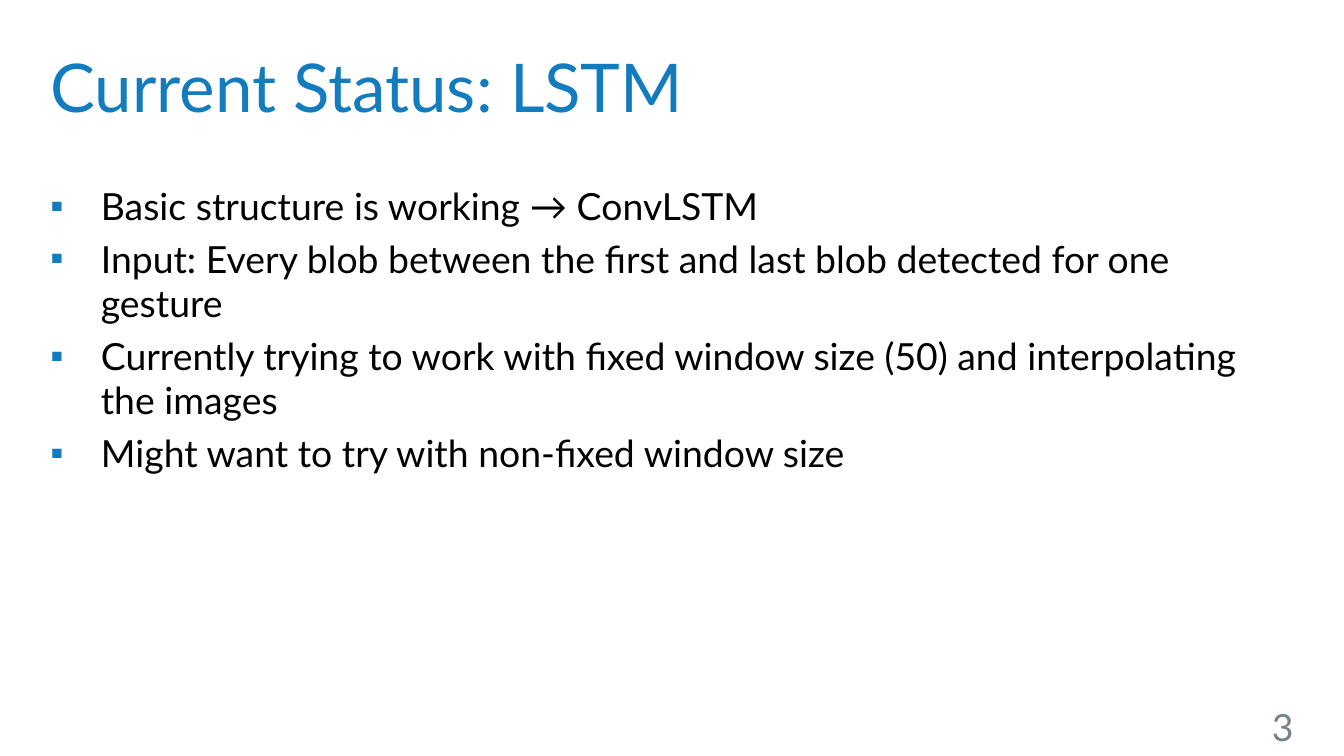
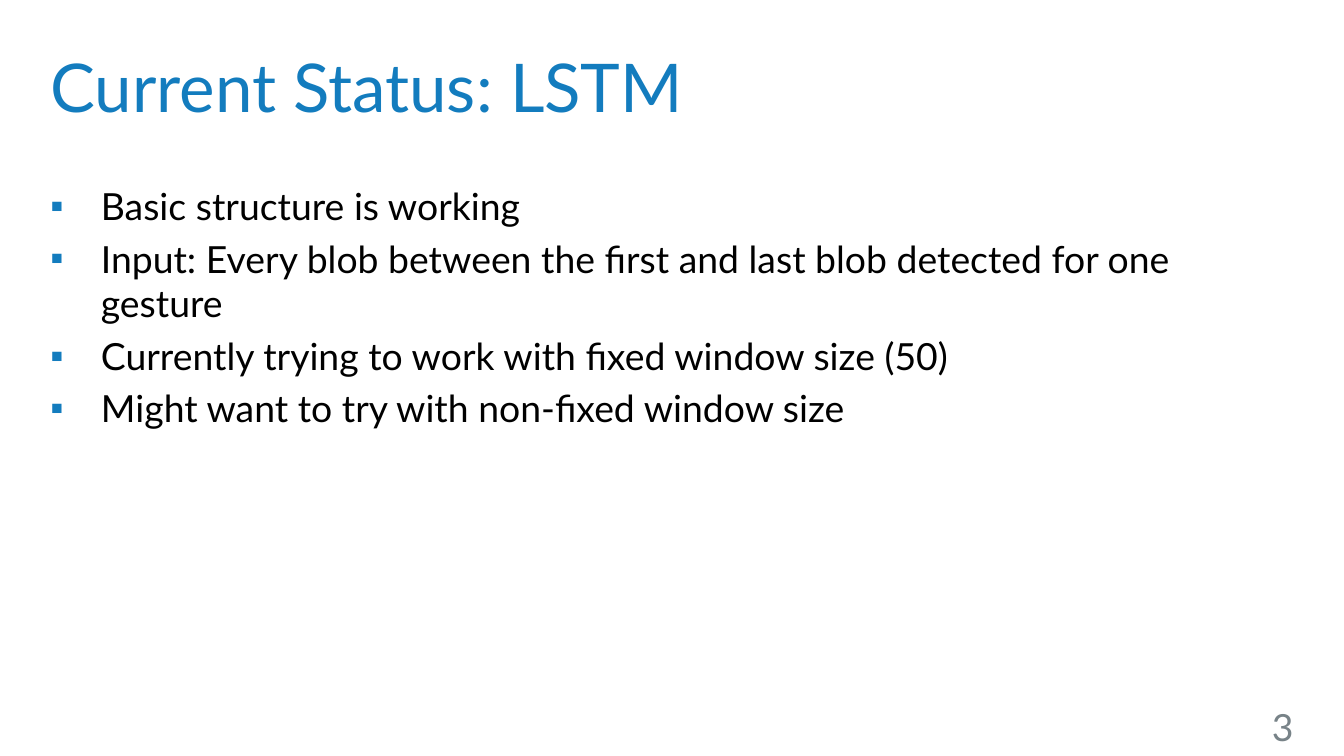
Before and after one commit to robsch94/FaPraKnuckleInput, a slide deck: slide 3 of Presentations/Januar22Presentation.pptx. Drawn at 1344x756 pixels with LibreOffice and Linux fonts; fonts in the diff are those of the drawing; background and template pictures are left out. Boxes give left, top, right and bottom in pixels: in the first picture for what was removed or moved away, otherwise in the second. Text is boxed around its words. In the diff, an @@ line names an element or a change of style, - is before the commit and + after.

Commit message:
CNN folie

```diff
--- a/Presentations/Januar22Presentation.pptx
+++ b/Presentations/Januar22Presentation.pptx
@@ text at (101,192,520,227): text changed @@
-▪ Basic structure is working → ConvLSTM
+▪ Basic structure is working
@@ text at (101,341,948,377): text changed @@
-▪ Currently trying to work with fixed window size (50) and interpolating the images
+▪ Currently trying to work with fixed window size (50)
```
Also in this commit, not shown: 1 other slide changed, 1 other file.
